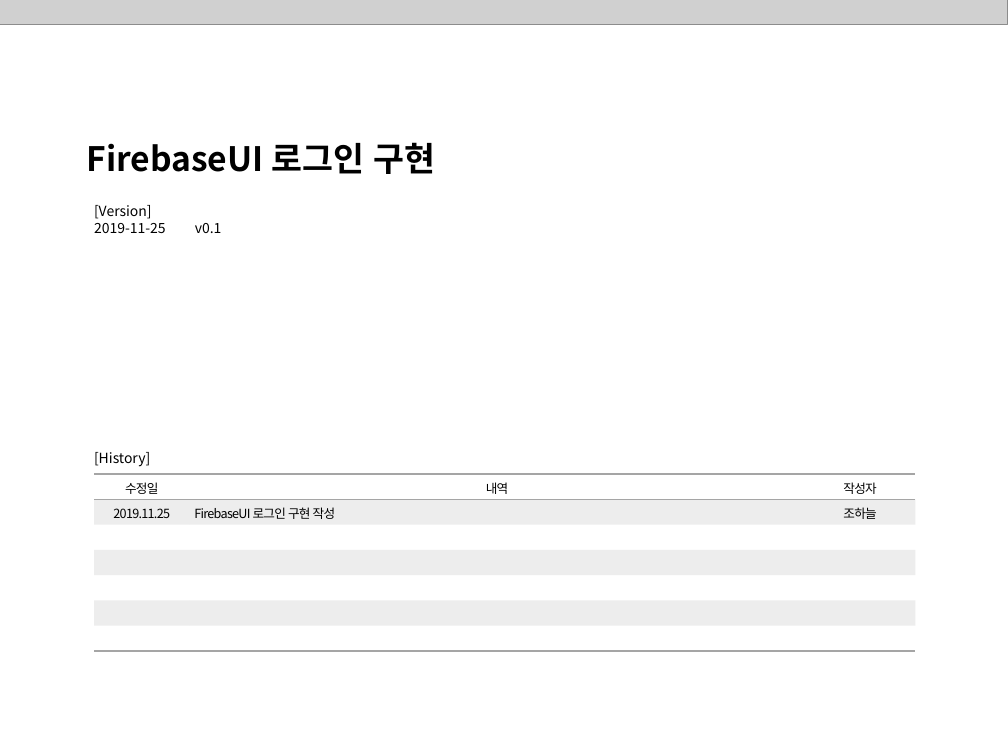
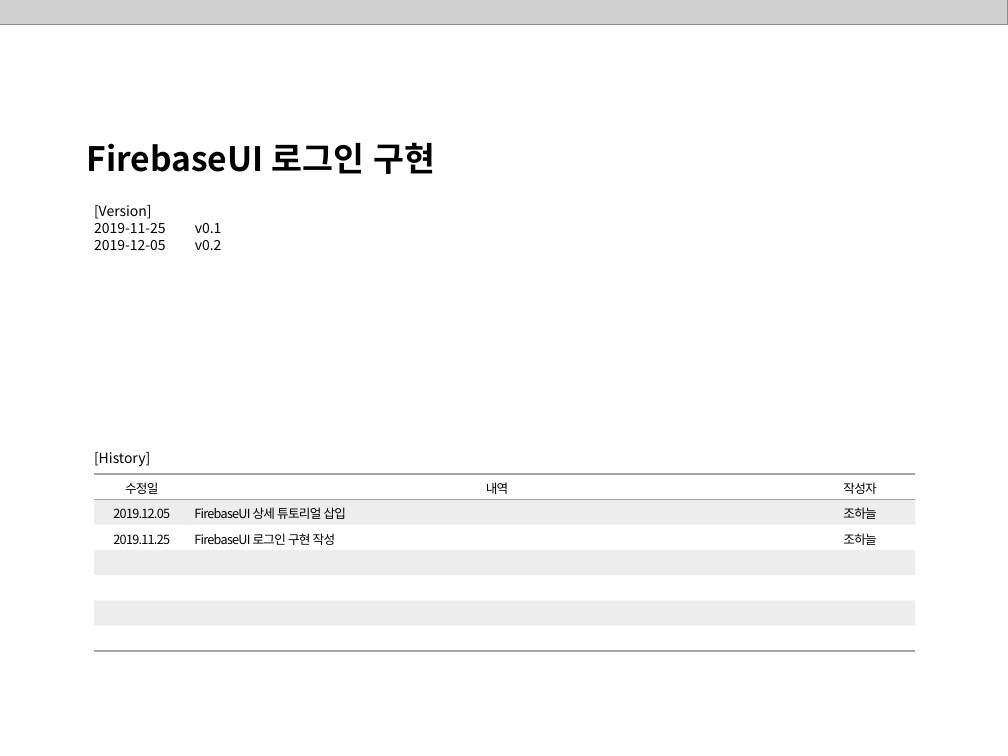
Before and after one commit to ddowon/vueStudy, a slide deck: slide 1 of 01.참고자료/191128_FirebaseUI 로그인 구현.pptx. Drawn at 1008x756 pixels with LibreOffice and Linux fonts; fonts in the diff are those of the drawing; grey boxes stand for pictures; background and template pictures are left out. Boxes give left, top, right and bottom in pixels: in the first picture for what was removed or moved away, otherwise in the second. Text is boxed around its words. In the diff, an @@ line names an element or a change of style, - is before the commit and + after.

Commit message:
12월 5일 15차 FirebaseUI 인증 스터디 자료 내용 보완

```diff
--- a/01.참고자료/191128_FirebaseUI 로그인 구현.pptx
+++ b/01.참고자료/191128_FirebaseUI 로그인 구현.pptx
@@ text at (94,223,222,250): paragraph added @@
+2019-12-05 v0.2
@@ table at (94,474,915,650) @@
+row 2: 2019.12.05 | FirebaseUI 상세 튜토리얼 삽입 | 조하늘
-row 7:  |  | 
```
Also in this commit, not shown: 4 other slides changed, 12 slides added.
